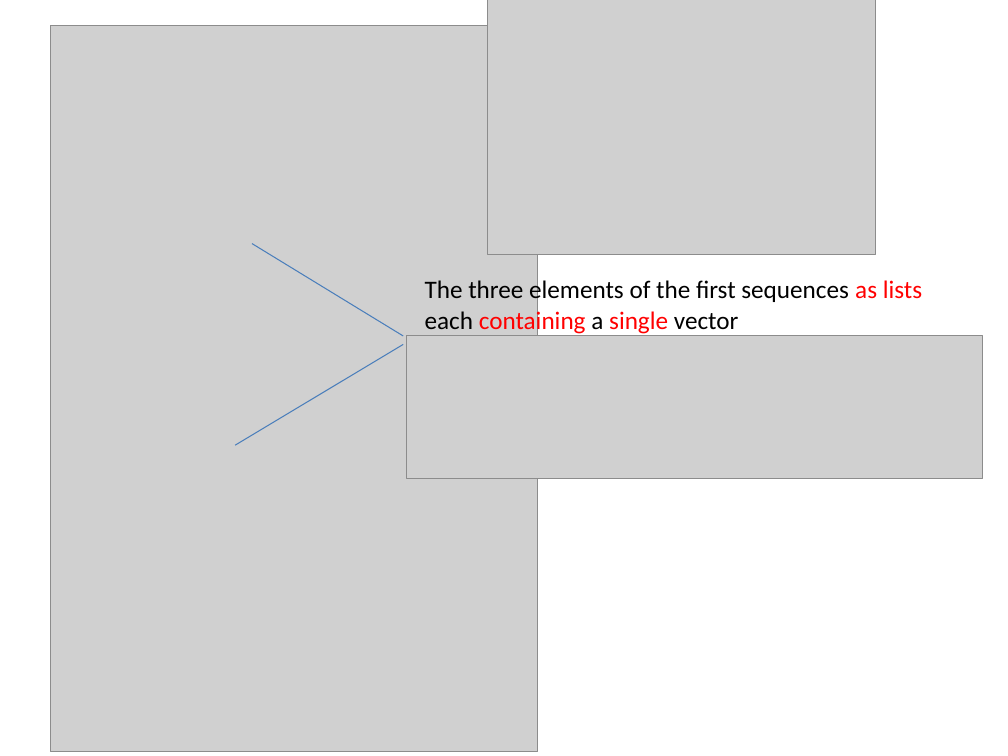
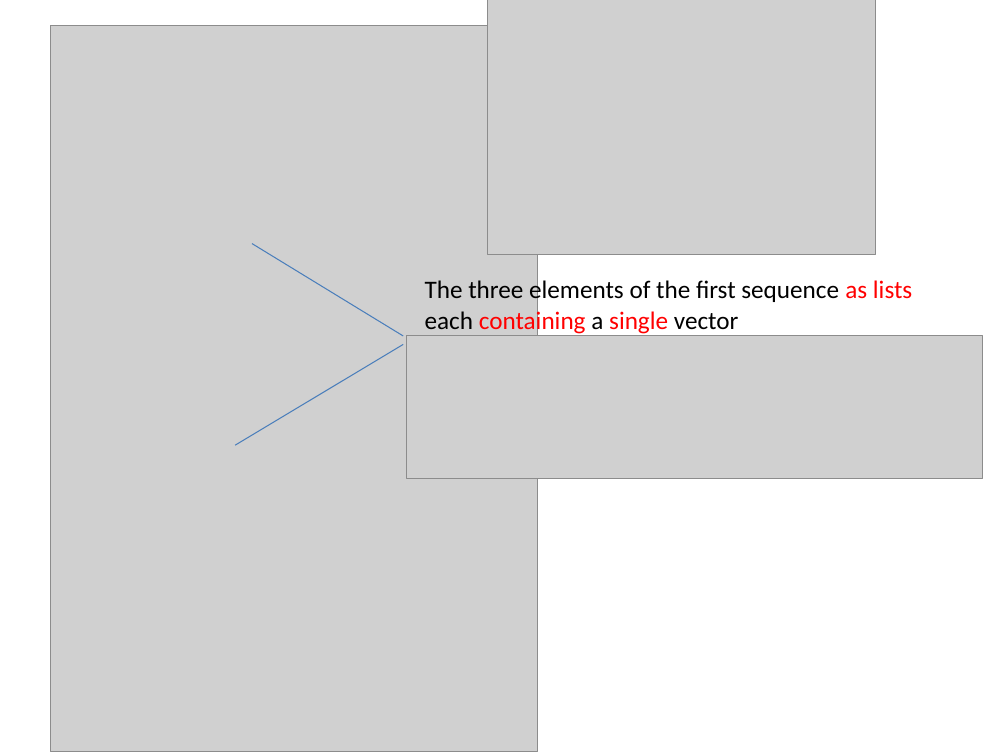
Before and after one commit to afodor/afodor.github.io, a slide deck: slide 24 of classes/stats2018/Lecture02.pptx. Drawn at 1008x756 pixels with LibreOffice and Linux fonts; fonts in the diff are those of the drawing; grey boxes stand for pictures. Boxes give left, top, right and bottom in pixels: in the first picture for what was removed or moved away, otherwise in the second. Text is boxed around its words. In the diff, an @@ line names an element or a change of style, - is before the commit and + after.

```diff
--- a/classes/stats2018/Lecture02.pptx
+++ b/classes/stats2018/Lecture02.pptx
@@ text at bbox=[425, 278, 912, 305]: text changed @@
-The three elements of the first sequences as lists
+The three elements of the first sequence as lists
```
Also in this commit, not shown: 1 other file.
